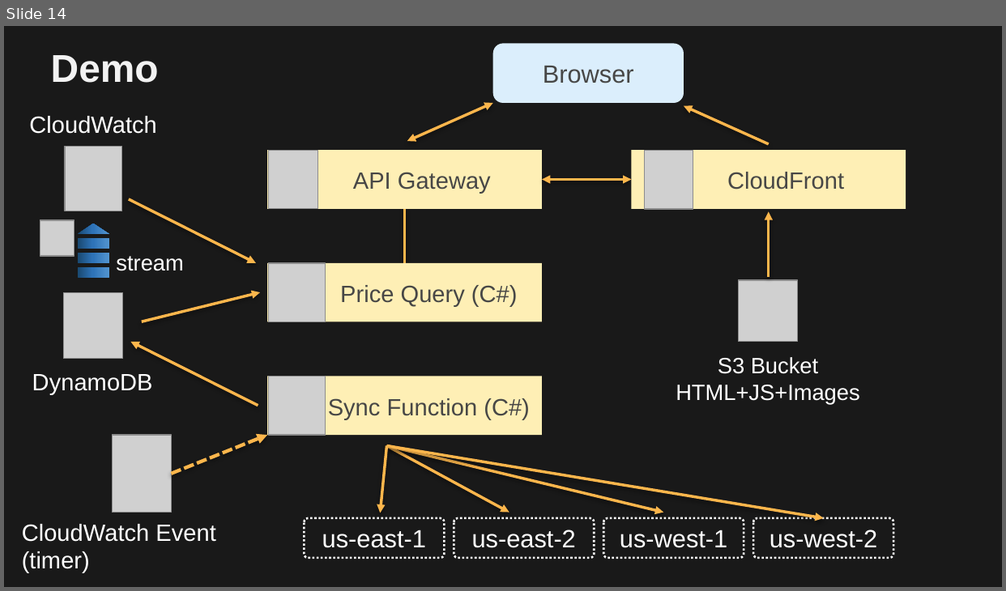
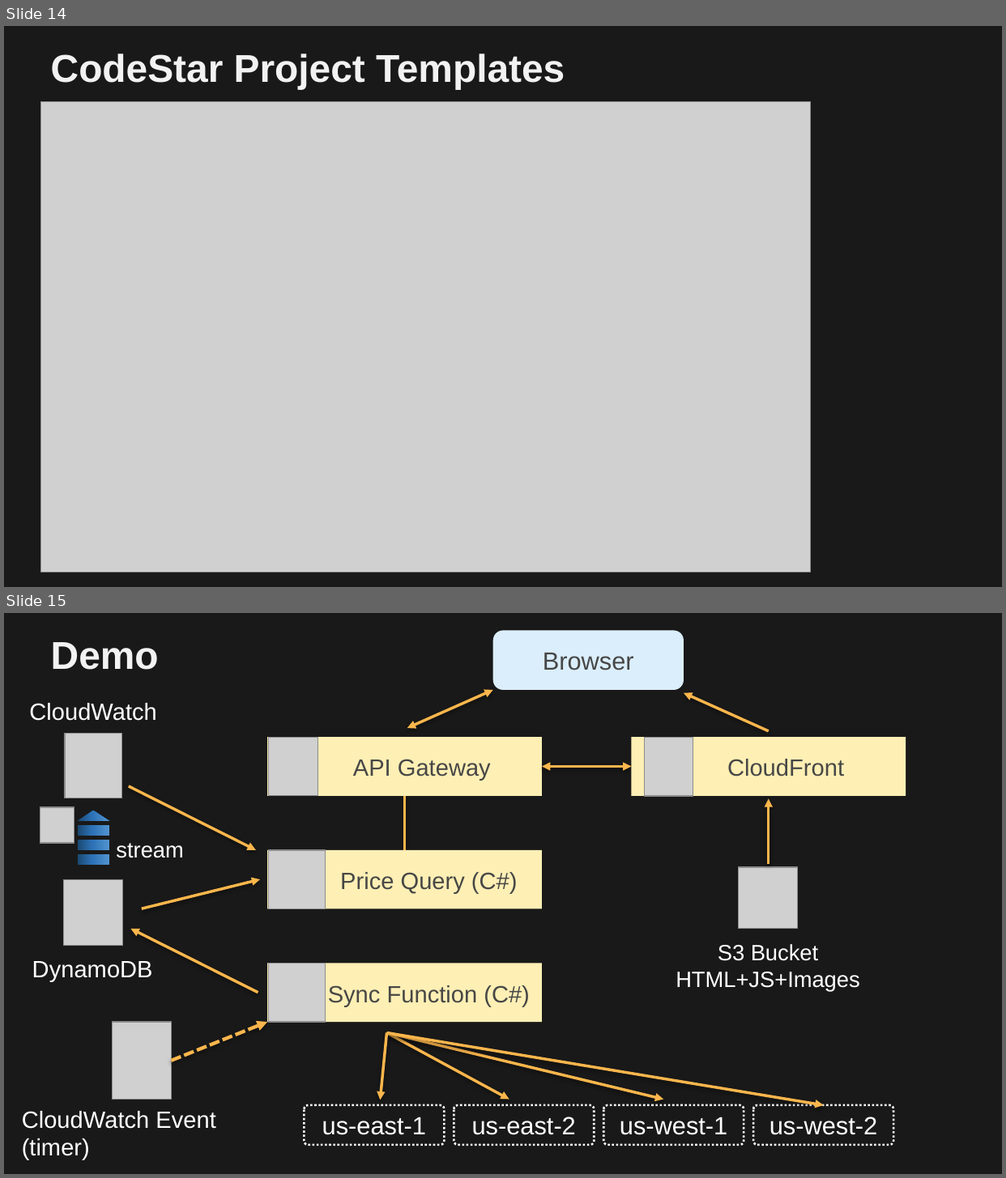
Before and after one commit to paulfryer/dotnetonaws, a slide deck: Presentation/PADNUG-July-2017.pptx. Shown one above the other, each under a label of ours: slide 14 before the commit, slides 14 and 15 after it. The pictures are 1006x591 and 1006x1178 pixels, drawn with LibreOffice and Linux fonts; fonts in the diff are those of the drawing; grey boxes stand for pictures; background and template pictures are left out. Boxes give left, top, right and bottom in pixels: in the first picture for what was removed or moved away, otherwise in the second. Text is boxed around its words. In the diff, an @@ line names an element or a change of style, - is before the commit and + after.

```diff
--- a/Presentation/PADNUG-July-2017.pptx
+++ b/Presentation/PADNUG-July-2017.pptx
@@ slide 14 added at bbox=[4, 26, 1002, 587], background #191919 @@
@@ title added at bbox=[51, 54, 565, 89], 28 pt, text #F2F2F2, bold @@
+CodeStar Project Templates
@@ picture added at bbox=[41, 112, 801, 563] @@
@@ picture added at bbox=[41, 102, 810, 573] @@
@@ what was slide 14 is now slide 15 @@
```
Also in this commit, not shown: 1 slide changed, 1 other slide added, 1 slide removed.
